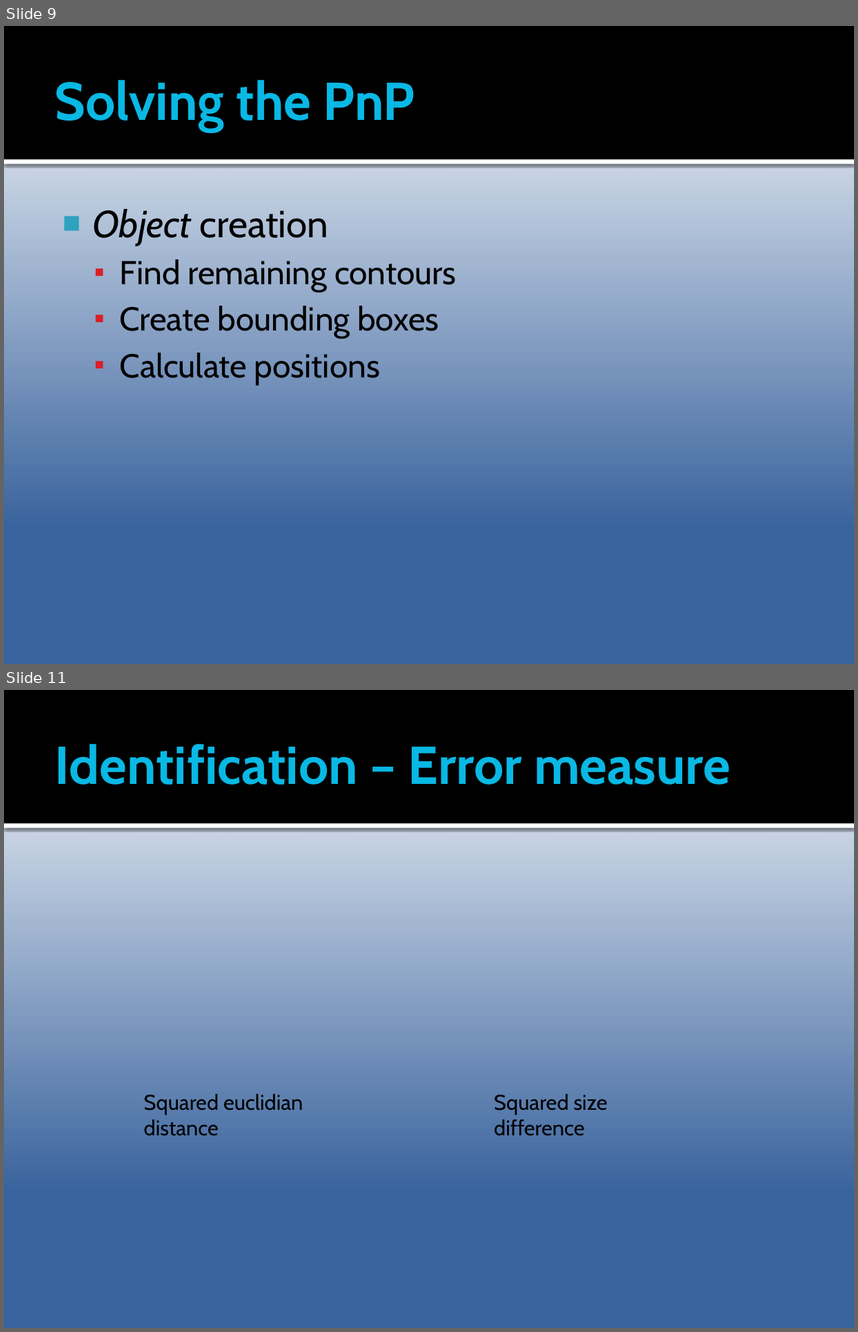
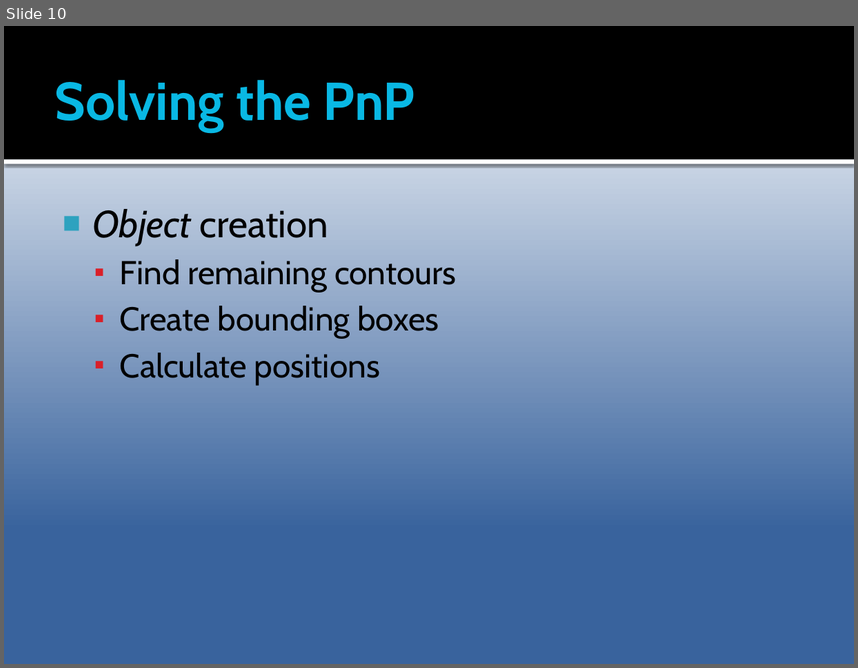
Before and after one commit to Epipolarna/Tracking, a slide deck: 3D Reconstruction/Documentation/TSBB15prez.pptx. Shown one above the other, each under a label of ours: slides 9 and 11 before the commit, slide 10 after it; the slides between them are not shown. The pictures are 858x1332 and 858x668 pixels, drawn with LibreOffice and Linux fonts; fonts in the diff are those of the drawing; grey boxes stand for pictures. Boxes give left, top, right and bottom in pixels: in the first picture for what was removed or moved away, otherwise in the second. Text is boxed around its words. In the diff, an @@ line names an element or a change of style, - is before the commit and + after.

```diff
--- a/3D Reconstruction/Documentation/TSBB15prez.pptx
+++ b/3D Reconstruction/Documentation/TSBB15prez.pptx
@@ slide 11 removed at [4,690,854,1328], background gradient #FFFFFF to #39639D; not listed: 2 template elements that a slide beside it also shows @@
@@ title removed at [55,744,731,785] @@
-Identification – Error measure
@@ text removed at [144,1094,303,1136] @@
-Squared euclidian distance
@@ text removed at [494,1094,608,1136] @@
-Squared size difference
@@ what was slide 9 is now slide 10 @@
```
Also in this commit, not shown: 2 slides changed, 5 slides added, 10 other slides removed.
